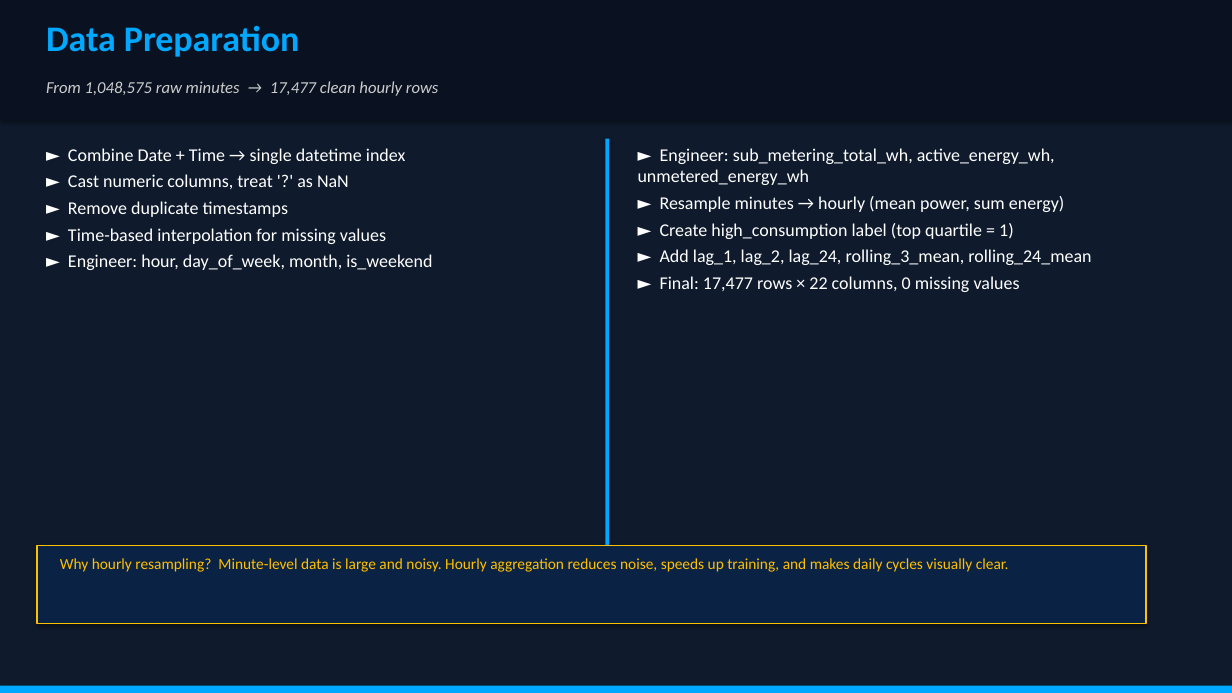
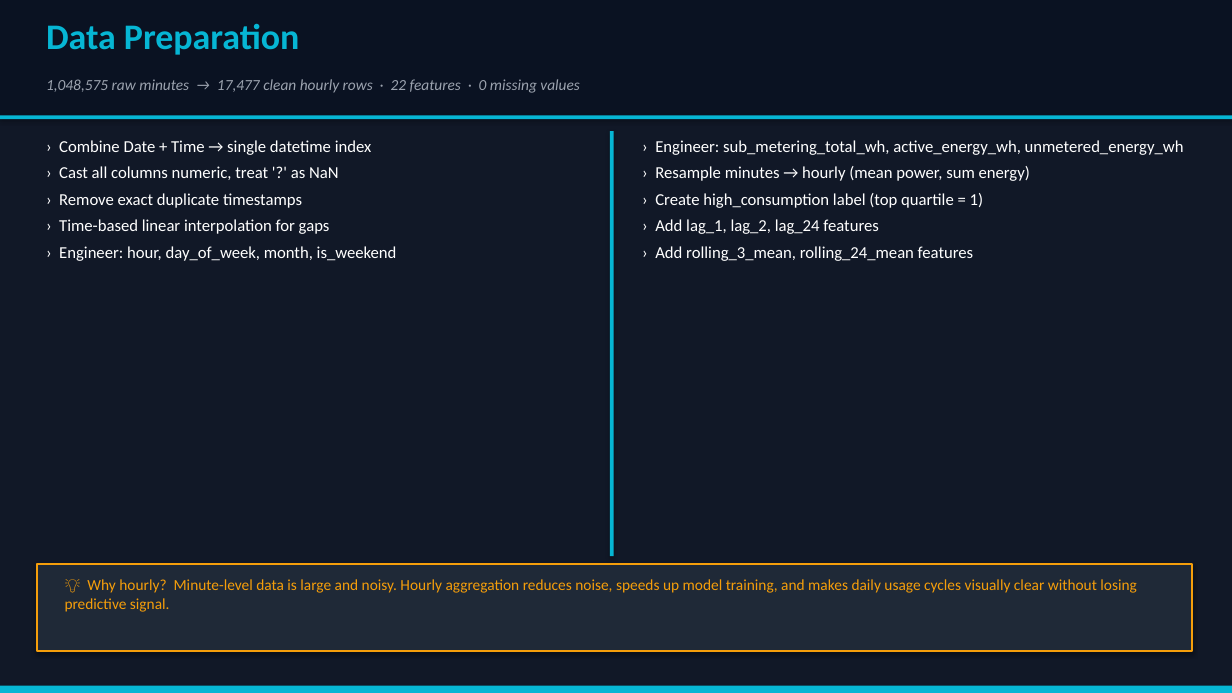
Before and after one commit to Lioomr/dm-final-energy-omar, a slide deck: slide 5 of reports/Smart_Energy_Presentation.pptx. Drawn at 1232x693 pixels with LibreOffice and Linux fonts; fonts in the diff are those of the drawing. Boxes give left, top, right and bottom in pixels: in the first picture for what was removed or moved away, otherwise in the second. Text is boxed around its words. In the diff, an @@ line names an element or a change of style, - is before the commit and + after.

```diff
--- a/reports/Smart_Energy_Presentation.pptx
+++ b/reports/Smart_Energy_Presentation.pptx
@@ rectangle: place and size @@
-rectangle at box(0, 0, 1232, 120)
+rectangle at box(0, 0, 1232, 116)
@@ rectangle at box(0, 0, 1232, 693): fill #0F1B2D to #111827 @@
@@ text "Data Preparation" at box(46, 24, 299, 55): text colour #00A8FF to #06B6D4 @@
@@ text at box(46, 79, 580, 93): text changed; size 13 to 12 pt; text colour #CCCCCC to #9CA3AF @@
-From 1,048,575 raw minutes → 17,477 clean hourly rows
+1,048,575 raw minutes → 17,477 clean hourly rows · 22 features · 0 missing values
@@ rectangle added at box(0, 116, 1232, 119), fill #06B6D4 @@
@@ text at box(59, 140, 397, 261): text changed; size 14 to 13 pt @@
-► Combine Date + Time → single datetime index
-► Cast numeric columns, treat '?' as NaN
-► Remove duplicate timestamps
-► Time-based interpolation for missing values
-► Engineer: hour, day_of_week, month, is_weekend
+› Combine Date + Time → single datetime index
+› Cast all columns numeric, treat '?' as NaN
+› Remove exact duplicate timestamps
+› Time-based linear interpolation for gaps
+› Engineer: hour, day_of_week, month, is_weekend
@@ rectangle: place and size @@
-rectangle at box(605, 139, 609, 582)
+rectangle at box(610, 131, 614, 556)
@@ rectangle at box(610, 131, 614, 556): fill #00A8FF to #06B6D4 @@
@@ text at box(655, 140, 1184, 261): text changed; size 14 to 13 pt @@
-► Engineer: sub_metering_total_wh, active_energy_wh, unmetered_energy_wh
-► Resample minutes → hourly (mean power, sum energy)
-► Create high_consumption label (top quartile = 1)
-► Add lag_1, lag_2, lag_24, rolling_3_mean, rolling_24_mean
-► Final: 17,477 rows × 22 columns, 0 missing values
+› Engineer: sub_metering_total_wh, active_energy_wh, unmetered_energy_wh
+› Resample minutes → hourly (mean power, sum energy)
+› Create high_consumption label (top quartile = 1)
+› Add lag_1, lag_2, lag_24 features
+› Add rolling_3_mean, rolling_24_mean features
@@ rectangle: place and size @@
-rectangle at box(37, 545, 1146, 624)
+rectangle at box(37, 564, 1192, 652)
@@ rectangle at box(37, 564, 1192, 652): fill #0A2244 to #1F2937; outline #FFC000 1 pt to #F59E0B 1.5 pt @@
@@ text at box(65, 579, 1137, 612): text changed; text colour #FFC000 to #F59E0B @@
-Why hourly resampling? Minute-level data is large and noisy. Hourly aggregation reduces noise, speeds up training, and makes daily cycles visually clear.
+💡 Why hourly? Minute-level data is large and noisy. Hourly aggregation reduces noise, speeds up model training, and makes daily usage cycles visually clear without losing predictive signal.
@@ rectangle at box(0, 686, 1232, 693): fill #00A8FF to #06B6D4 @@
```
Also in this commit, not shown: 10 other slides changed, 9 other files.
